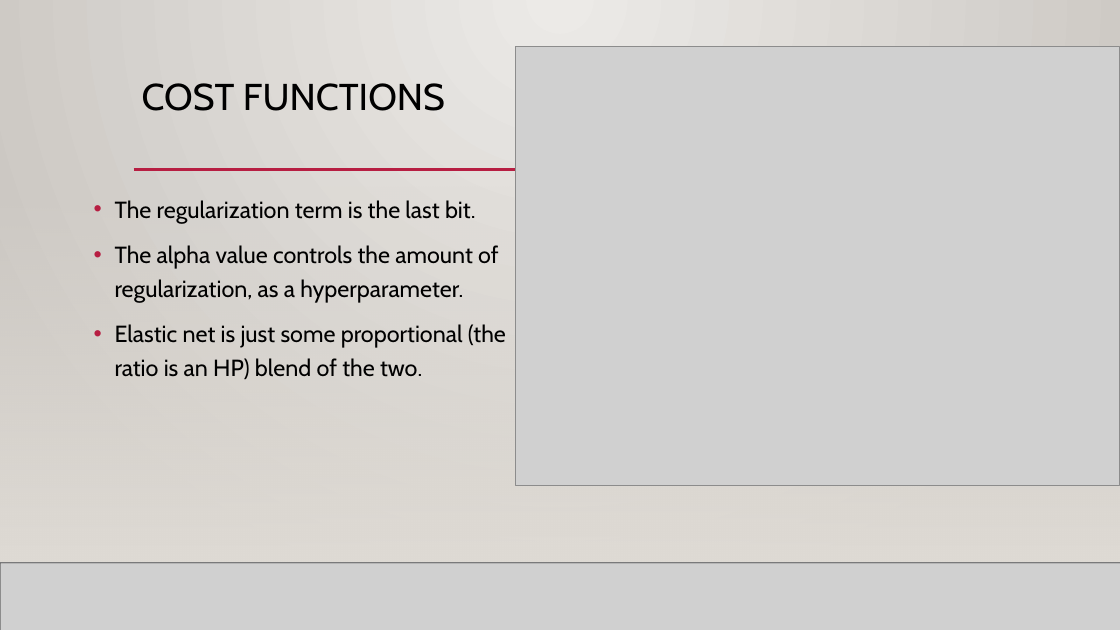
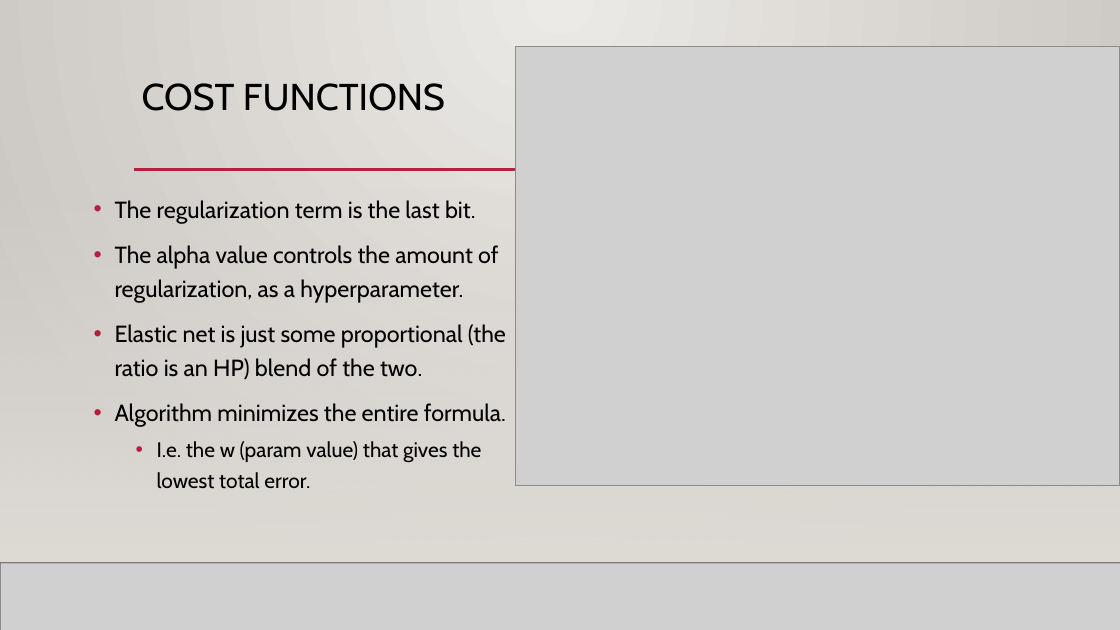
Before and after one commit to glennybarnes/Intro_to_Machine_Learning_Students, a slide deck: slide 40 of reference_content/Slides/007_Basis_and_Regularization.pptx (slide 39 before the commit). Drawn at 1120x630 pixels with LibreOffice and Linux fonts; fonts in the diff are those of the drawing; grey boxes stand for pictures; background and template pictures are left out. Boxes give left, top, right and bottom in pixels: in the first picture for what was removed or moved away, otherwise in the second. Text is boxed around its words. In the diff, an @@ line names an element or a change of style, - is before the commit and + after.

```diff
--- a/reference_content/Slides/007_Basis_and_Regularization.pptx
+++ b/reference_content/Slides/007_Basis_and_Regularization.pptx
@@ text at (115, 403, 506, 489): paragraphs added @@
+• Algorithm minimizes the entire formula.
+  • I.e. the w (param value) that gives the lowest total error.
```
Also in this commit, not shown: 10 other slides changed, 1 slide added, 1 other file.
